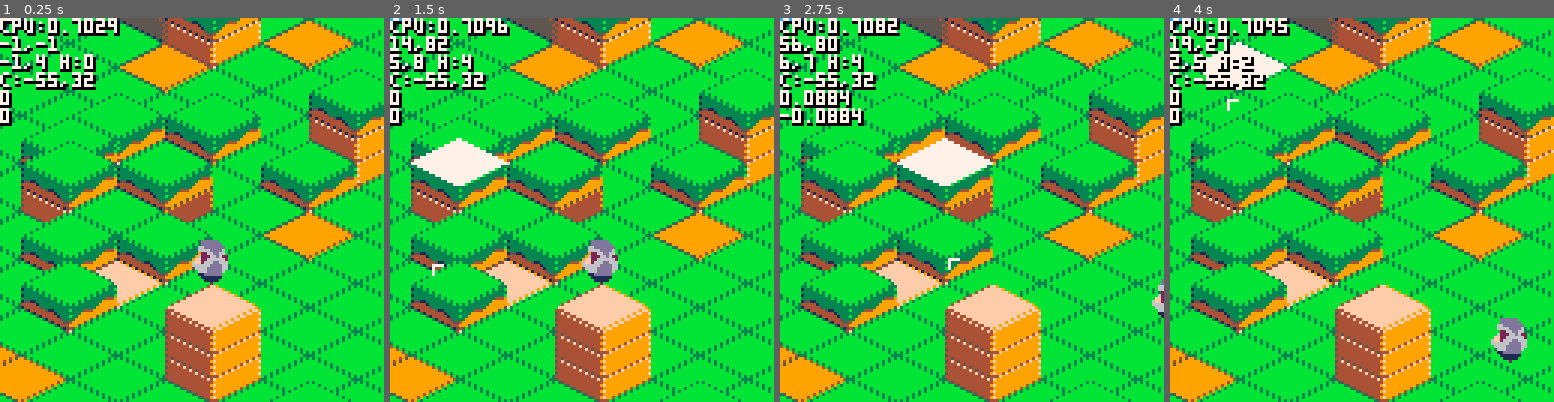
Above: before the commit, frames 1-4 (left to right).
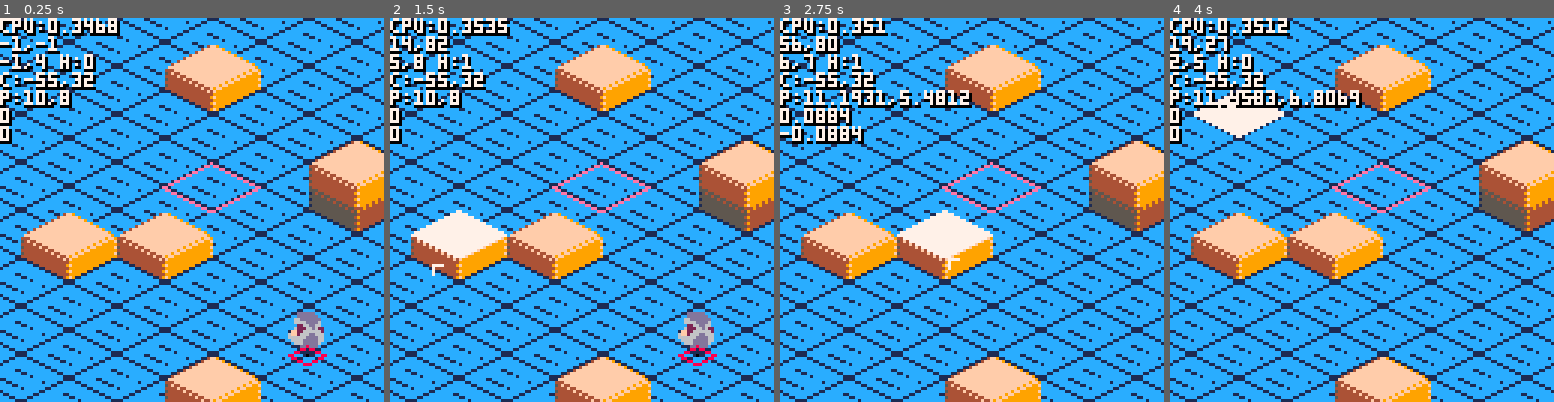
Above: after the commit, the same moments.

Repository: pvan/pico8
Game: PICO-8 cartridge island.p8
Two runs of this game, one before a commit and one after it. Both use one fixed random seed, a clock stepped at 60 frames per second and the inputs below.
Inputs (mouse positions are in pixels of both pictures, inside the frame that each line leads up to):
- Up to frame 1 (0.25 s): no input
- Up to frame 2 (1.5 s): tap X (X key) at 0.33, 1.07 s; click (670, 121) at 0.67 s; tap O (Z key) at 0.7 s; click (436, 267) at 1.22 s
- Up to frame 3 (2.75 s): hold Right 1.6-2.1 s; tap O (Z key) at 1.7, 2.1, 2.5 s; click (887, 114) at 1.77 s; tap X (X key) at 1.85 s; hold Up 2.15-2.42 s; click (952, 259) at 2.32 s; hold Right from 2.47 s (still down)
- Up to frame 4 (4 s): click (1404, 106) at 2.87 s; tap O (Z key) at 2.9, 3.3, 3.7 s; tap X (X key) at 2.97 s; release Right at 3.03 s; hold Left 3.08-3.58 s; click (1465, 256) at 3.42 s; hold Down 3.63-3.97 s; click (1231, 102) at 3.97 s

The runs differ from the first frame. In frame 1, 96% of the frame differs, in the area x 0-100%, y 0-100%; in frame 2, 96%; in frame 3, 95%; in frame 4, 95%.

Commit message:
island: experiment with rect-based collision

Diff:
--- a/island.p8
+++ b/island.p8
@@ -51,21 +51,12 @@
 
  draw_terrain()
 
-
--- --selection
--- hlx,hly=iso2world(ntx,nty)
--- ts=tget(ntx,nty)
--- palt(1,true)
--- palt(2,true)
--- palt(3,true)
--- pal(7,10)
--- spr(68,hlx,hly-#ts*8,4,2)
--- pal()
--- palt(1,false)
--- palt(2,false)
---	palt(3,false)
---
-
+ --4 nearest tiles
+-- col=10
+-- for coords in all(nearcoords) do
+--  hl_stack(coords,col)
+--  col+=1
+-- end
 
 -- local pwx,pwy=pgroundpos()
 -- local hotspotsx={-2,2}
@@ -126,6 +117,7 @@
 -- print2(pwx..","..pwy)
 -- print2(tempx..","..tempy)
 
+ print2("p:"..truepx..","..truepy)
 
  if (not allowx) xstep=0
  if (not allowy) ystep=0
@@ -139,9 +131,36 @@
 -- local backx,backy=isofloat2world(mwfx,mwfy)
 -- print2("bck:"..backx..","..backy)
 
-
-end
-
+ draw_iso_rect2(pcol2())
+
+ ctest=7
+ if (rcol) ctest=10
+ if (r!=nil) draw_iso_rect2(r,ctest)
+
+
+-- --little test of rect collision
+-- if (btn(⬆️)) yyy-=1
+-- if (btn(⬇️)) yyy+=1
+-- if (btn(⬅️)) xxx-=1
+-- if (btn(➡️)) xxx+=1
+-- r1={10,10,45,25}
+-- r2={xxx,yyy,xxx+www,yyy+hhh}
+-- ccc=5
+-- if (rectcol2(r1,r2)) ccc=7
+-- draw_iso_rect2(r1,ccc)
+-- draw_iso_rect2(r2,4)
+
+ r={5,5,1,1}
+ coltestcol=14
+ if (rectcol2(r,pcol2())) coltestcol=5
+ draw_iso_rect2(r,coltestcol)
+
+ draw_iso_rect2(newpcol,8)
+
+end
+
+-- xxx,yyy=50,50
+-- www,hhh=32,32
 
 function print2(str,col)
  local cursor_x=peek(0x5f26)
@@ -244,6 +263,21 @@
  else return ceil(num-0.5)
  end
 end
+
+
+function rectcol2(a,b)
+
+ if a[1]+a[3]>b[1] and
+    a[1]<b[1]+b[3] and
+    a[2]+a[4]>b[2] and
+    a[2]<b[2]+b[4]
+ then
+  return true
+ else
+  return false
+ end
+
+end
 -->8
 --tiles
 
@@ -284,7 +318,9 @@
  --add extra dirt layer
  for row in all(tiles) do
   for ts in all(row) do
-   add(ts,3)
+   --add(ts,3)
+   del(ts,ts[1])
+   del(ts,ts[1])
   end
  end
 
@@ -410,6 +446,34 @@
 
 
 end
+
+
+
+function isorect(pos)
+ return {pos[1],pos[2],pos[1]+1,pos[2]+1}
+end
+function isorect2(pos)
+ return {pos[1],pos[2],1,1}
+end
+
+function hl_stack(isopos,col)
+
+ --selection
+ hlx,hly=iso2world(isopos[1],isopos[2])
+ ts=tget(isopos[1],isopos[2])
+ palt(1,true)
+ palt(2,true)
+ palt(3,true)
+ pal(7,col)
+ spr(68,hlx,hly-#ts*8,4,2)
+ pal()
+ palt(1,false)
+ palt(2,false)
+	palt(3,false)
+
+end
+
+
 -->8
 --player
 
@@ -417,15 +481,47 @@
 
 --in iso coordinates
 truepx=10
-truepy=10
-
-
-function pgroundpos()
+truepy=8
+
+
+function pgroundpos3()
  local ptx,pty=world2iso(px,py)
  local ts=tget(ptx,pty)
  return px,py-#ts*hth
 end
 
+function draw_iso_rect(r,col)
+ if (col!=nil) color(col)
+ tlx,tly=isofloat2world(r[1],r[2])
+ trx,try=isofloat2world(r[3],r[2])
+ blx,bly=isofloat2world(r[1],r[4])
+ brx,bry=isofloat2world(r[3],r[4])
+ line(tlx-cx,tly-cy,trx-cx,try-cy)
+ line(brx-cx,bry-cy)
+ line(blx-cx,bly-cy)
+ line(tlx-cx,tly-cy)
+end
+function draw_iso_rect2(r,col)
+ if (col!=nil) color(col)
+ tlx,tly=isofloat2world(r[1],r[2])
+ trx,try=isofloat2world(r[1]+r[3],r[2])
+ blx,bly=isofloat2world(r[1],r[2]+r[4])
+ brx,bry=isofloat2world(r[1]+r[3],r[2]+r[4])
+ line(tlx-cx,tly-cy,trx-cx,try-cy)
+ line(brx-cx,bry-cy)
+ line(blx-cx,bly-cy)
+ line(tlx-cx,tly-cy)
+end
+function pcol()
+ sz=3/16
+ return {truepx-sz,truepy-sz,
+         truepx+sz,truepy+sz}
+end
+function pcol2()
+ sz=3/16
+ return {truepx-sz,truepy-sz,
+         2*sz,2*sz}
+end
 
 function update_player()
 
@@ -473,6 +569,57 @@
 	end
 
 
+ ptx,pty=flr(truepx),flr(truepy)
+ ts=tget(ptx,pty)
+
+ newpcol=pcol2()
+ newpcol[1]+=xstep
+ newpcol[2]+=ystep
+
+	--new rect-based collision detection
+	allowx=true
+	allowy=true
+	nearcoords={
+	 {flr(truepx+.5),flr(truepy+.5)},
+	 {flr(truepx+.5)-1,flr(truepy+.5)},
+	 {flr(truepx+.5),flr(truepy+.5)-1},
+	 {flr(truepx+.5)-1,flr(truepy+.5)-1},
+	}
+	for pos in all (nearcoords) do
+	 thists=tget(pos[1],pos[2])
+	 if #thists > #ts then
+ 	 r=isorect2(pos)
+ 	 if rectcol2(r,newpcol) then
+
+ 	  --only check individual x/y
+ 	  --(for sliding) if we
+ 	  --already know the combined
+ 	  --new point is impassable
+
+ 	  xnewpcol=pcol2()
+    xnewpcol[1]+=xstep
+ 	  ynewpcol=pcol2()
+    ynewpcol[2]+=ystep
+
+ 	  if rectcol2(r,xnewpcol) then
+ 	   allowx=false
+ 	  end
+ 	  if rectcol2(r,ynewpcol) then
+ 	   allowy=false
+ 	  end
+
+--				allowx=false
+--				allowy=false
+				rcol=true
+			else
+			 rcol=false
+ 	 end
+	 end
+	end
+	if (allowx) truepx+=xstep
+	if (allowy) truepy+=ystep
+
+--[[
  -- collisiton detection here
  allowx=true
  allowy=true
@@ -516,10 +662,9 @@
 --  if (#bts>#ts) allowx=false
 -- end
 
-
 	if (allowx) truepx+=xstep
 	if (allowy) truepy+=ystep
-
+]]
 
 end
 
@@ -542,15 +687,15 @@
  spr(1,pwx-ofx,pwy-ofy,2,2)
 
 
- for j=1,#hotspotsy do
-  local hy = hotspotsy[j]
-  for i=1,#hotspotsx do
-   local hx = hotspotsx[i]
-
-   local psx,psy=isofloat2world(truepx+hx,truepy+hy)
-   pset(psx,psy-#ts*8,2)
-  end
- end
+-- for j=1,#hotspotsy do
+--  local hy = hotspotsy[j]
+--  for i=1,#hotspotsx do
+--   local hx = hotspotsx[i]
+--
+--   local psx,psy=isofloat2world(truepx+hx,truepy+hy)
+--   pset(psx,psy-#ts*8,2)
+--  end
+-- end
 
 end
 __gfx__
Not shown, changed: the music (__music__) section of island.p8
Not shown, changed: the sound effects (__sfx__) section of island.p8
